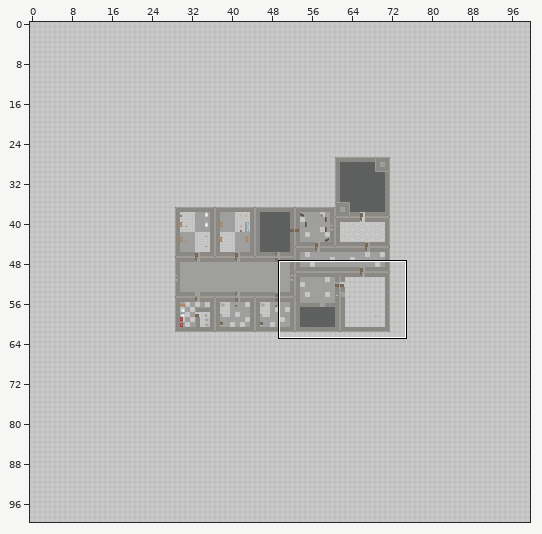
Two states of a Tiled map, assets/tiled/level-1.tmx. Above, an overview of the earlier version with the close-up marked.
Close-up. Before:
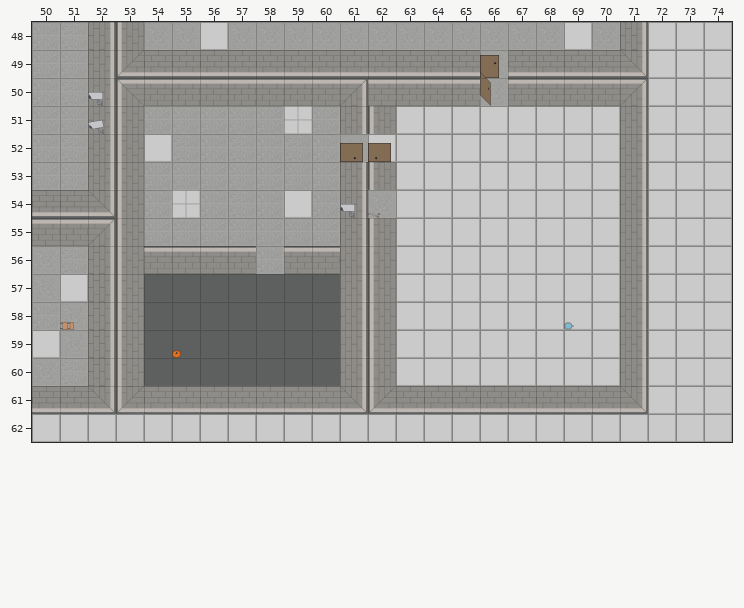
Cells are 120x120 px. Shown: x 50..74, y 48..62. The commit also changed other parts of the map, which this record leaves out.
The result:
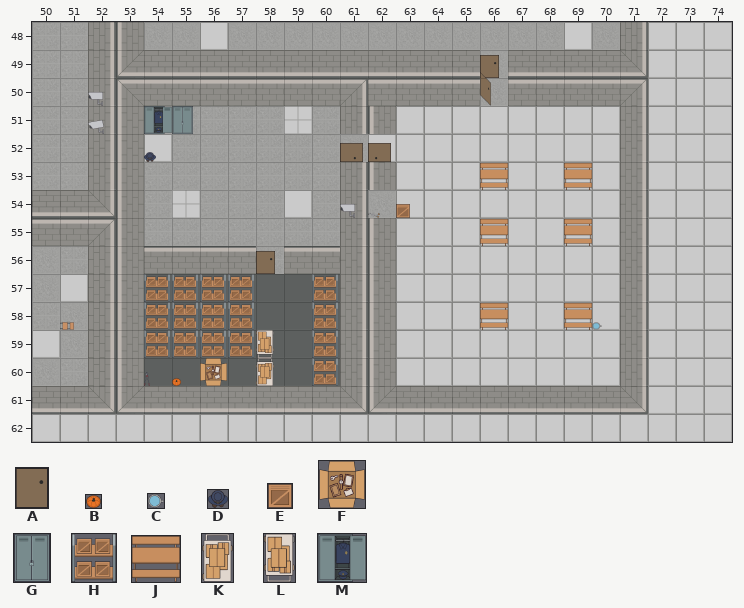
Key: from "bgf": A 12 turned 180 "door-3", B 19 "pump", C 27 "wat-2", D 28 "char-ment", E 29 "korob", F 30 "korob-open", G 41 "skaf-zelezo-zamok", H 42 "stelaz-korob", J 43 flipped left-right "stol-styl", K 44 "telezka", L 45 flipped up-down "telezka-koleso", M 50 "skaf-zelezo-zamok-otk".
_ is an empty cell, . an unchanged one.
The exact change:
--- layer "Room_1/envornment"
@@ x 54..70 @@
-51 __...............
-52 _................
-53 ............_.._.
-54 ........._.......
-55 ............_.._.
-56 ...._............
-57 ____.._..........
-58 ____.._....._..C_
-59 _B___._..........
-60 .__._._..........
+51 MG...............
+52 D................
+53 ............J..J.
+54 .........E.......
+55 ............J..J.
+56 ....A............
+57 HHHH..H..........
+58 HHHH..H.....J..JC
+59 HHHHL.H..........
+60 .BF.K.H..........
